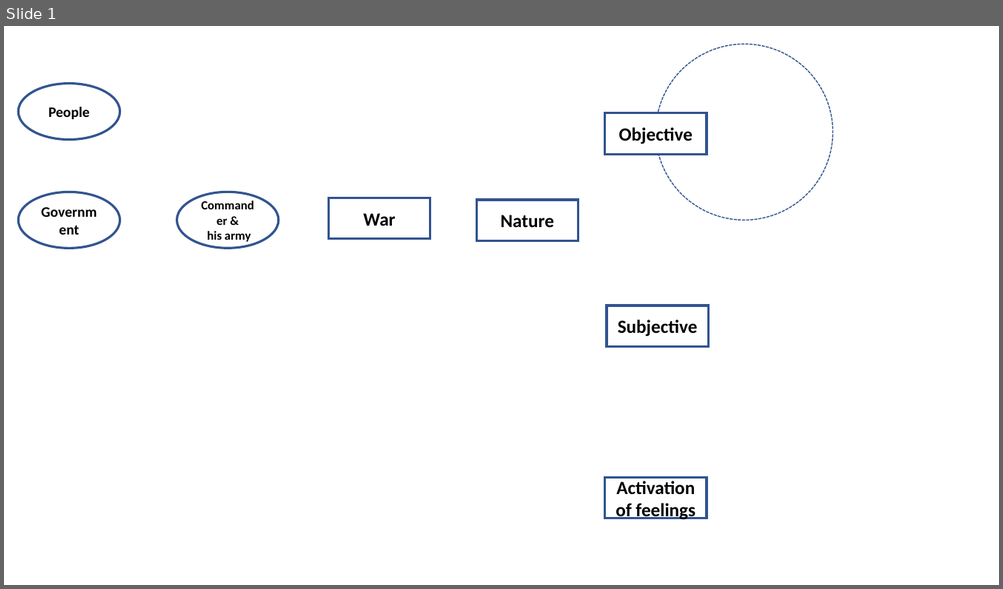
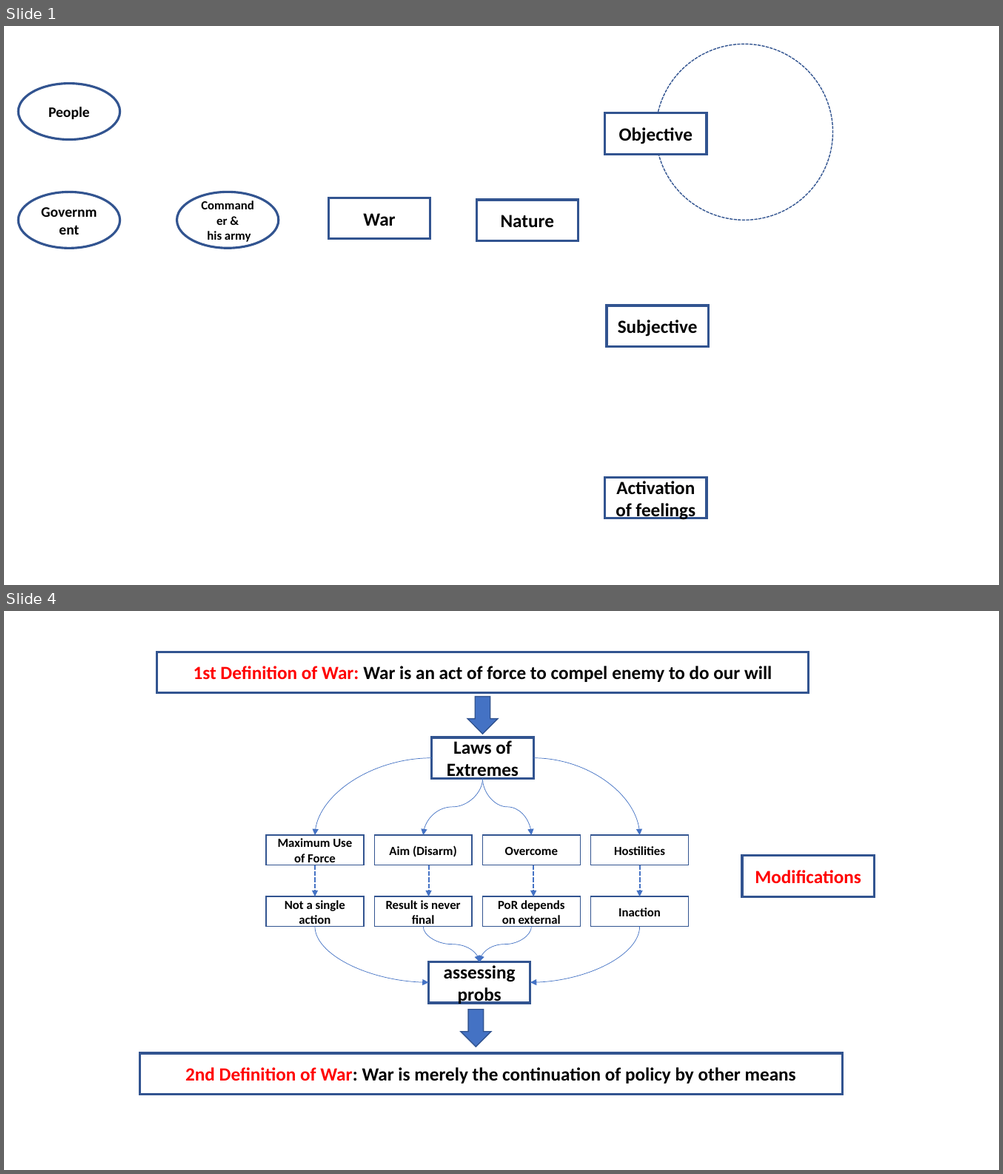
Before and after one commit to GurkanGitHub/PhD, a slide deck: onWar.pptx. Shown one above the other, each under a label of ours: slide 1 before the commit, slides 1 and 4 after it; the slides between them are not shown. The pictures are 1003x589 and 1003x1174 pixels, drawn with LibreOffice and Linux fonts; fonts in the diff are those of the drawing. Boxes give left, top, right and bottom in pixels: in the first picture for what was removed or moved away, otherwise in the second. Text is boxed around its words. In the diff, an @@ line names an element or a change of style, - is before the commit and + after.

```diff
--- a/onWar.pptx
+++ b/onWar.pptx
@@ slide 4 added at bbox=[4, 611, 999, 1170], background #FFFFFF @@
@@ rectangle added at bbox=[157, 652, 808, 693], fill #FFFFFF, outline #325491 2.25 pt, 18 pt, text #000000, bold @@
+1st Definition of War: War is an act of force to compel enemy to do our will
@@ down arrow added at bbox=[467, 697, 498, 734], fill #4472C4, outline #325491 1 pt @@
@@ rectangle added at bbox=[432, 738, 533, 779], fill #FFFFFF, outline #325491 2.25 pt, 18 pt, text #000000, bold @@
+Laws of Extremes
@@ curved arrow added from (432, 758) to (315, 835), #4472C4 0.5 pt @@
@@ curved arrow added from (534, 758) to (640, 835), #4472C4 0.5 pt @@
@@ curved arrow added from (482, 779) to (424, 835), #4472C4 0.5 pt @@
@@ curved arrow added from (482, 779) to (532, 835), #4472C4 0.5 pt @@
@@ rectangle added at bbox=[266, 835, 364, 866], fill #FFFFFF, outline #325491 1 pt, 12 pt, text #000000, bold @@
+Maximum Use of Force
@@ rectangle added at bbox=[374, 835, 472, 866], fill #FFFFFF, outline #325491 1 pt, 12 pt, text #000000, bold @@
+Aim (Disarm)
@@ rectangle added at bbox=[482, 835, 580, 866], fill #FFFFFF, outline #325491 1 pt, 12 pt, text #000000, bold @@
+Overcome
@@ rectangle added at bbox=[590, 835, 688, 866], fill #FFFFFF, outline #325491 1 pt, 12 pt, text #000000, bold @@
+Hostilities
@@ arrow added from (315, 866) to (315, 897), #4472C4 1.5 pt dashed @@
@@ arrow added from (429, 866) to (429, 897), #4472C4 1.5 pt dashed @@
@@ arrow added from (534, 866) to (534, 897), #4472C4 1.5 pt dashed @@
@@ arrow added from (640, 866) to (640, 897), #4472C4 1.5 pt dashed @@
@@ rectangle added at bbox=[742, 856, 874, 897], fill #FFFFFF, outline #325491 2.25 pt, 18 pt, text #FF0000, bold @@
+Modifications
@@ rectangle added at bbox=[266, 897, 364, 926], fill #FFFFFF, outline #325491 1 pt, 12 pt, text #000000, bold @@
+Not a single action
@@ rectangle added at bbox=[374, 897, 472, 926], fill #FFFFFF, outline #325491 1 pt, 12 pt, text #000000, bold @@
+Result is never final
@@ rectangle added at bbox=[482, 897, 580, 926], fill #FFFFFF, outline #325491 1 pt, 12 pt, text #000000, bold @@
+PoR depends on external
@@ rectangle added at bbox=[590, 897, 688, 926], fill #FFFFFF, outline #325491 1 pt, 12 pt, text #000000, bold @@
+Inaction
@@ curved arrow added from (315, 926) to (429, 982), #4472C4 0.5 pt @@
@@ curved arrow added from (424, 926) to (479, 963), #4472C4 0.5 pt @@
@@ curved arrow added from (532, 926) to (479, 963), #4472C4 0.5 pt @@
@@ curved arrow added from (640, 926) to (530, 982), #4472C4 0.5 pt @@
@@ rectangle added at bbox=[429, 963, 530, 1003], fill #FFFFFF, outline #325491 2.25 pt, 18 pt, text #000000, bold @@
+assessing probs
@@ down arrow added at bbox=[461, 1010, 491, 1048], fill #4472C4, outline #325491 1 pt @@
@@ rectangle added at bbox=[140, 1054, 842, 1094], fill #FFFFFF, outline #325491 2.25 pt, 18 pt, text #000000, bold @@
+2nd Definition of War: War is merely the continuation of policy by other means
```
Also in this commit, not shown: 1 slide changed, 1 other slide added, 1 other file.
